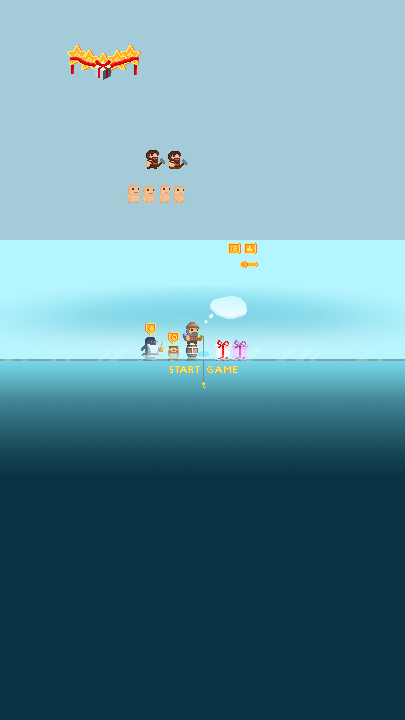
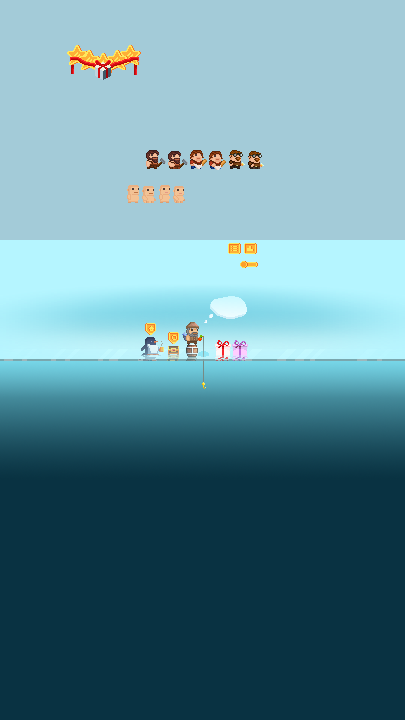
Layers edited between the first and the second (405, 720) image:
added group "Ювелир" with 18 layers above "Пекарь" over [229, 150, 264, 169]
added group "Стоит" (1st of 3, in "Ювелир") with 8 layers in group "Ювелир" over [229, 150, 245, 169]
added layer "Волосы" (1st of 10, in "Ювелир" › "Стоит") in group "Стоит" over [230, 150, 242, 161]
added layer "Тело" (1st of 10, in "Ювелир" › "Стоит") in group "Стоит" over [229, 151, 243, 168]
added group "Сидит" (1st of 3, in "Ювелир") with 8 layers in group "Ювелир" over [248, 151, 264, 169]
added layer "Волосы" (2nd of 10, in "Ювелир" › "Сидит") in group "Сидит" over [249, 151, 261, 162]
added layer "Тело" (2nd of 10, in "Ювелир" › "Сидит") in group "Сидит" over [248, 152, 262, 169]
added group "Пекарь" with 18 layers above "Кузнец" over [190, 150, 226, 170]
added group "Стоит" (2nd of 3, in "Пекарь") with 8 layers in group "Пекарь" over [190, 150, 207, 169]
added layer "Волосы" (3rd of 10, in "Пекарь" › "Стоит") in group "Стоит" over [190, 150, 204, 159]
added layer "Повязка" (1st of 2, in "Пекарь" › "Стоит") in group "Стоит" over [191, 163, 202, 169]
added layer "Жилет" (1st of 2, in "Пекарь" › "Стоит") in group "Стоит" over [190, 159, 203, 165]
added layer "Тело" (3rd of 10, in "Пекарь" › "Стоит") in group "Стоит" over [190, 151, 204, 168]
added group "Сидит" (2nd of 3, in "Пекарь") with 8 layers in group "Пекарь" over [209, 151, 226, 170]
added layer "Волосы" (4th of 10, in "Пекарь" › "Сидит") in group "Сидит" over [209, 151, 223, 160]
added layer "Повязка" (2nd of 2, in "Пекарь" › "Сидит") in group "Сидит" over [210, 164, 221, 170]
added layer "Жилет" (2nd of 2, in "Пекарь" › "Сидит") in group "Сидит" over [209, 160, 222, 166]
added layer "Тело" (4th of 10, in "Пекарь" › "Сидит") in group "Сидит" over [209, 152, 223, 169]
removed group "Надпись начала игры" (9 layers) over [169, 366, 238, 373]
…and 29 more changes (20 added, 9 removed)
